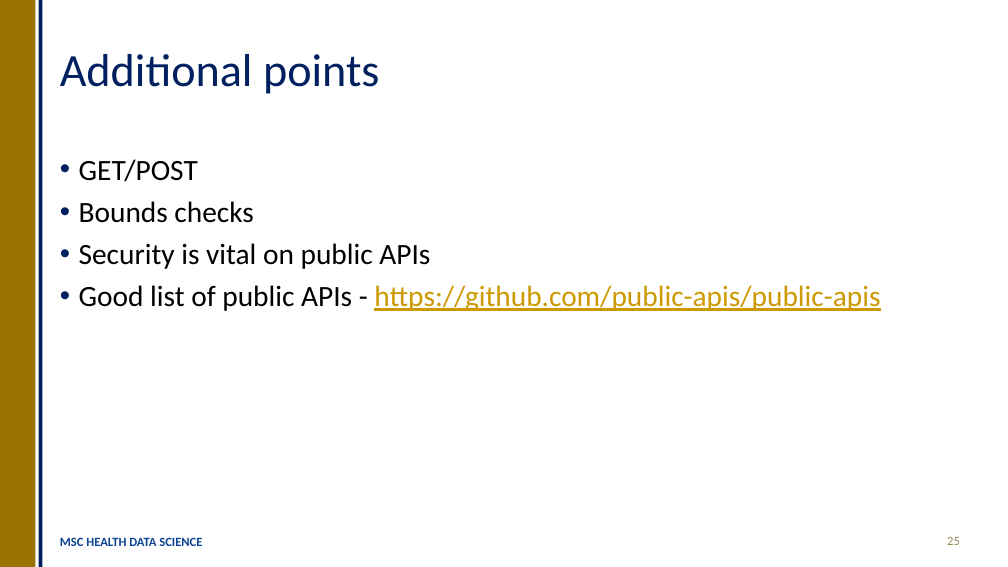
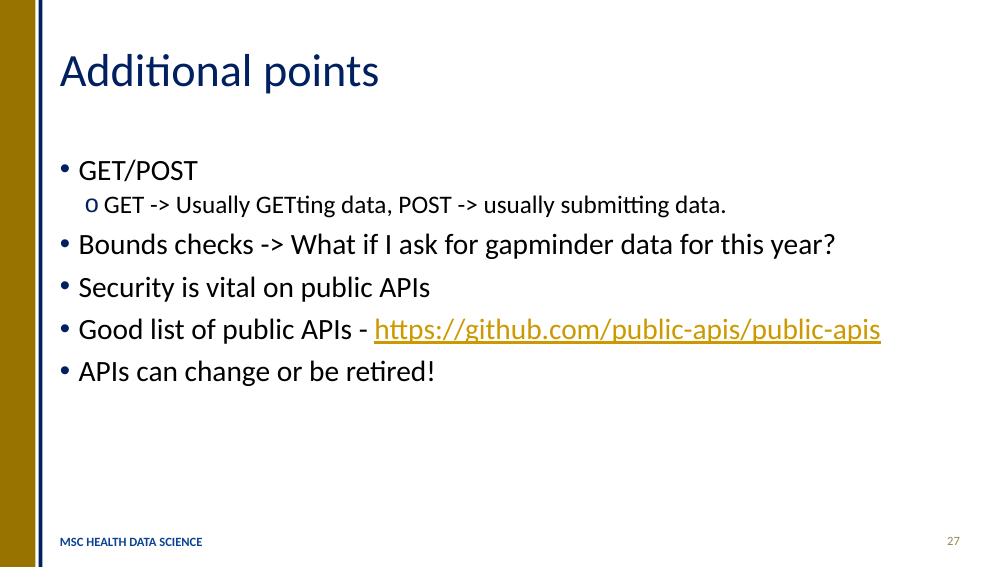
Before and after one commit to OllyButters/HDS-plumber, a slide deck: slide 27 of api_plumber_slides.pptx (slide 25 before the commit). Drawn at 1008x567 pixels with LibreOffice and Linux fonts; fonts in the diff are those of the drawing. Boxes give left, top, right and bottom in pixels: in the first picture for what was removed or moved away, otherwise in the second. Text is boxed around its words. In the diff, an @@ line names an element or a change of style, - is before the commit and + after.

```diff
--- a/api_plumber_slides.pptx
+++ b/api_plumber_slides.pptx
@@ text at (79, 195, 836, 259): text changed; size 28 to 24 pt @@
-• Bounds checks
+  o GET -> Usually GETting data, POST -> usually submitting data.
+• Bounds checks -> What if I ask for gapminder data for this year?
@@ text at (79, 360, 436, 386): paragraph added @@
+• APIs can change or be retired!
@@ page number at (947, 537, 960, 545): text changed @@
-25
+27
```
Also in this commit, not shown: 9 other slides changed, 2 slides added, 2 other files.
